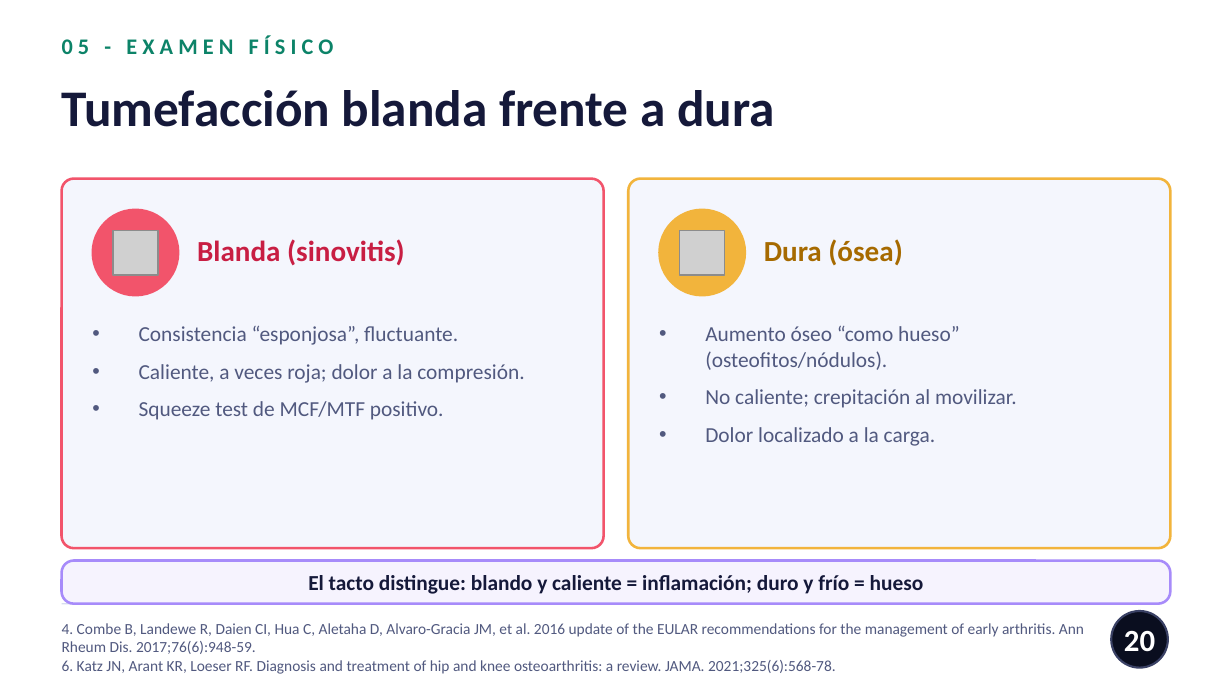
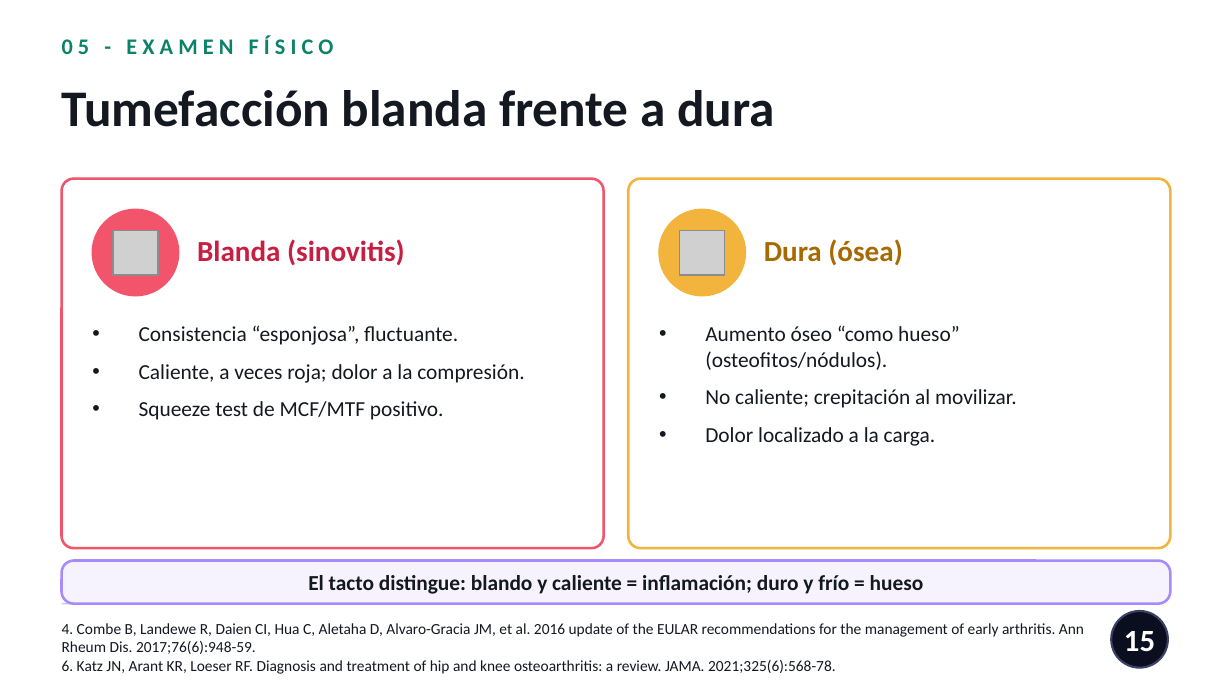
Before and after one commit to nestor120512/nes, a slide deck: slide 15 of Dx_AR_vs_artrosis.pptx (slide 20 before the commit). Drawn at 1232x693 pixels with LibreOffice and Linux fonts; fonts in the diff are those of the drawing; grey boxes stand for pictures. Boxes give left, top, right and bottom in pixels: in the first picture for what was removed or moved away, otherwise in the second. Text is boxed around its words. In the diff, an @@ line names an element or a change of style, - is before the commit and + after.

```diff
--- a/Dx_AR_vs_artrosis.pptx
+++ b/Dx_AR_vs_artrosis.pptx
@@ text "Tumefacción blanda frente a dura" at bbox=[62, 90, 774, 127]: text colour #15193A to #141821 @@
@@ rounded rectangle at bbox=[62, 179, 604, 548]: fill #F4F6FD to #FFFFFF @@
@@ rounded rectangle at bbox=[628, 179, 1170, 548]: fill #F4F6FD to #FFFFFF @@
@@ text colour #51597F to #141821 in 3 elements at bbox=[62, 623, 1084, 674], bbox=[139, 325, 524, 420], bbox=[705, 325, 1017, 446] @@
@@ text "El tacto distingue: blando y ..." at bbox=[308, 575, 924, 594]: text colour #15193A to #141821 @@
@@ line (62, 604) - (1084, 604): stroke #D7DCEF 0.75 pt to #C4CCE0 0.75 pt @@
@@ page number at bbox=[1124, 631, 1155, 652]: text changed @@
-20
+15
```
Also in this commit, not shown: 28 other slides changed, 3 slides added, 8 slides removed.
